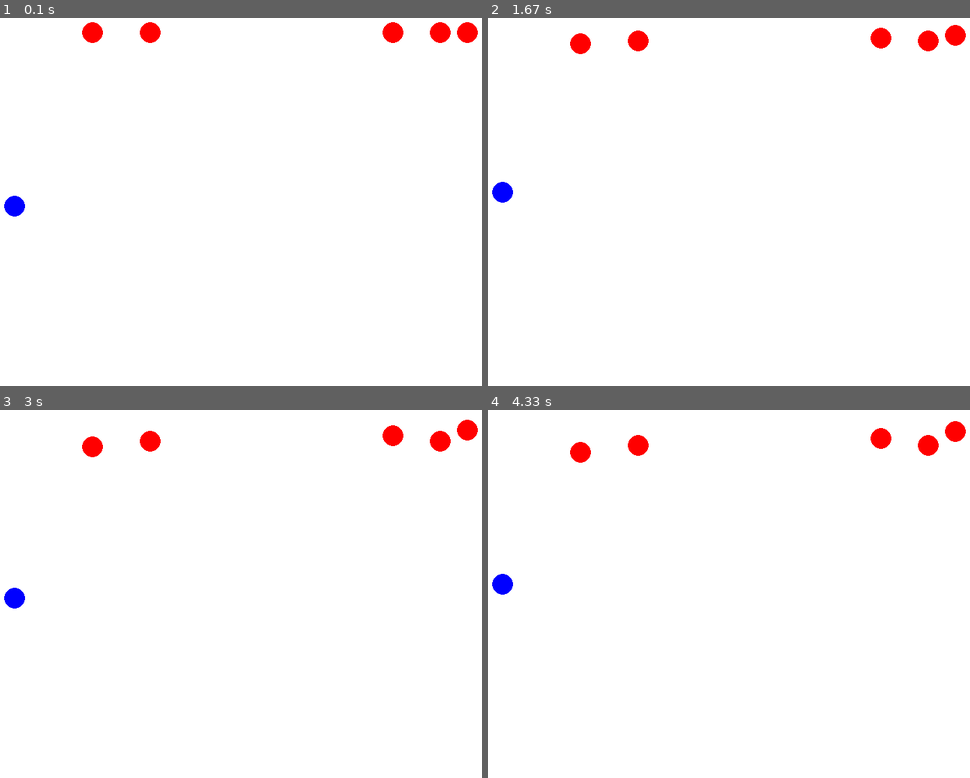
Above: before the commit, frames 1-4 (two rows, left to right).
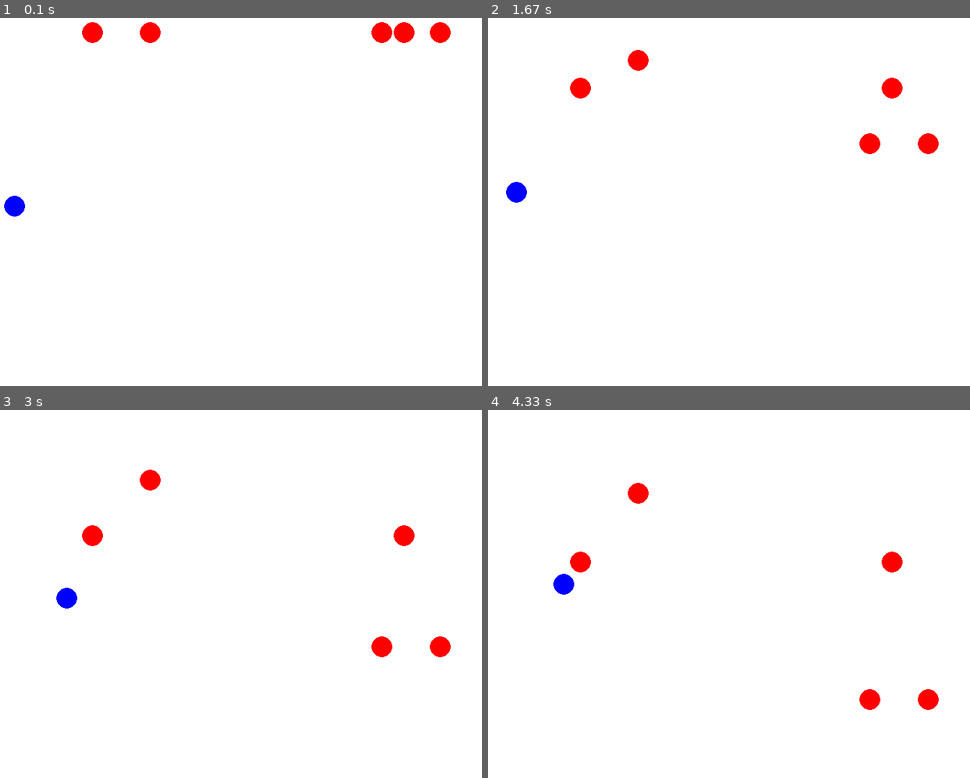
Above: after the commit, the same moments.

Repository: robsonsilv4/fup
Game: pygame game, started from jogo.py
The game is run twice, just before and just after one commit, with the same random seed, the same clock (stepped at 60 frames per second) and the same inputs. The source before the commit is Python 2; it was converted automatically to run under Python 3.
Inputs:
- Up to frame 1 (0.1 s): no input
- Up to frame 2 (1.67 s): tap Space at 0.33 s; tap B at 0.67 s; hold Right 1-1.47 s; hold Up from 1.5 s (still down)
- Up to frame 3 (3 s): release Up at 1.8 s; hold Right 1.83-2.3 s; hold Left 2.33-2.87 s; hold Down from 2.9 s (still down)
- Up to frame 4 (4.33 s): release Down at 3.2 s; hold Left 3.23-3.63 s; tap Space at 3.3, 3.6, 3.73, 4.13 s; hold Up 3.67-4.03 s; hold Right from 4.07 s (still down)

The runs differ from the first frame. In frame 1, 0.5% of the frame differs, in the area x 77-100%, y 1-7%; in frame 2, 2.2%; in frame 3, 2.2%, in the area x 0-100%, y 2-68%; in frame 4, 2.2%.

Commit message:
Convertido para Python 3 e implementado FPS

Diff:
--- a/jogo.py
+++ b/jogo.py
@@ -5,82 +5,97 @@
 @author: rubens
 """
 
-import sys, pygame
+import sys
+import pygame
 import math
 from random import *
 
-#inicializando pygame e definindo a tela
 pygame.init()
-pygame.mixer.music.load("sound/shotgun.mp3")
-dimensoes = (width, height) = (800, 600)
+
+# Sons
+# pygame.mixer.music.load("sound/shotgun.mp3")
+
+# Tela
+dimensoes = 800, 600
 tela = pygame.display.set_mode(dimensoes)
-
-#dados
+fps = pygame.time.Clock()
+
+# dados
 pause = True
-usuario = {"pos":{"x":40,"y":300},"vel":{"x":0,"y":0},"raio":15,"cor":(0,0,255)}
+usuario = {
+    "pos": {
+        "x": 40, "y": 300}, "vel": {
+            "x": 0, "y": 0}, "raio": 15, "cor": (
+                0, 0, 255)}
 inimigos = []
 for i in range(5):
-    inimigos.append( {"pos":{"x":randint(50,750),"y":50},"vel":{"x":0,"y":randint(1,4)},"raio":15,"cor":(255,0,0)} )
+    inimigos.append({"pos": {"x": randint(50, 750), "y": 50}, "vel": {
+                    "x": 0, "y": randint(1, 4)}, "raio": 15, "cor": (255, 0, 0)})
 balas = []
 ang = 45
 vel = 30
 maxBalas = 5
 
-#funcoes extras
-def salvarPersonagem(arquivo,pers):
-    arquivo.write(str(pers["pos"]["x"])+" "+ \
-                  str(pers["pos"]["y"])+" "+ \
-                  str(pers["vel"]["x"])+" "+ \
-                  str(pers["vel"]["y"])+" "+ \
-                  str(pers["raio"])+" "+ \
-                  str(pers["cor"][0])+" "+ \
-                  str(pers["cor"][1])+" "+ \
-                  str(pers["cor"][2])+"\n")
-
-def salvarBala(arquivo,bala):
-    arquivo.write(str(bala["pos"]["x"])+" "+ \
-                  str(bala["pos"]["y"])+" "+ \
-                  str(bala["vel"]["x"])+" "+ \
-                  str(bala["vel"]["y"])+"\n")
+# funcoes extras
+
+
+def salvarPersonagem(arquivo, pers):
+    arquivo.write(str(pers["pos"]["x"]) + " " +
+                  str(pers["pos"]["y"]) + " " +
+                  str(pers["vel"]["x"]) + " " +
+                  str(pers["vel"]["y"]) + " " +
+                  str(pers["raio"]) + " " +
+                  str(pers["cor"][0]) + " " +
+                  str(pers["cor"][1]) + " " +
+                  str(pers["cor"][2]) + "\n")
+
+
+def salvarBala(arquivo, bala):
+    arquivo.write(str(bala["pos"]["x"]) + " " +
+                  str(bala["pos"]["y"]) + " " +
+                  str(bala["vel"]["x"]) + " " +
+                  str(bala["vel"]["y"]) + "\n")
+
 
 def salvarArquivo():
-    arquivo = open("checkpoint.fup","w")
-    arquivo.write(str(pause)+"\n")
-    salvarPersonagem(arquivo,usuario)
-    arquivo.write(str(len(inimigos))+"\n")
+    arquivo = open("checkpoint.fup", "w")
+    arquivo.write(str(pause) + "\n")
+    salvarPersonagem(arquivo, usuario)
+    arquivo.write(str(len(inimigos)) + "\n")
     for ini in inimigos:
-        salvarPersonagem(arquivo,ini)
-    arquivo.write(str(len(balas))+"\n")
+        salvarPersonagem(arquivo, ini)
+    arquivo.write(str(len(balas)) + "\n")
     for bala in balas:
-        salvarBala(arquivo,bala)
-    arquivo.write(str(ang)+"\n")
-    arquivo.write(str(vel)+"\n")
-    arquivo.write(str(maxBalas)+"\n")
+        salvarBala(arquivo, bala)
+    arquivo.write(str(ang) + "\n")
+    arquivo.write(str(vel) + "\n")
+    arquivo.write(str(maxBalas) + "\n")
     arquivo.close()
 
+
 def carregarArquivo():
-    arquivo = open("checkpoint.fup","r")
+    arquivo = open("checkpoint.fup", "r")
     linhas = arquivo.readlines()
-    #pause
+    # pause
     global pause
     pause = True
     #pause = bool(linhas[0])
-    #print type(pause)
-    #print pause
-    #print linhas[0]
-    #usuario
-    infoUsuario = map(int,linhas[1].split())
+    # print type(pause)
+    # print pause
+    # print linhas[0]
+    # usuario
+    infoUsuario = map(int, linhas[1].split())
     usuario["pos"]["x"] = infoUsuario[0]
     usuario["pos"]["y"] = infoUsuario[1]
     usuario["vel"]["x"] = infoUsuario[2]
     usuario["vel"]["y"] = infoUsuario[3]
     usuario["raio"] = infoUsuario[4]
-    usuario["cor"] = (infoUsuario[5],infoUsuario[6],infoUsuario[7])
-    #inimigos
+    usuario["cor"] = (infoUsuario[5], infoUsuario[6], infoUsuario[7])
+    # inimigos
     nIni = int(linhas[2])
     del inimigos[:]
     for i in range(nIni):
-        infoInimigo = map(int,linhas[3+i].split())
+        infoInimigo = map(int, linhas[3 + i].split())
         inimigo = {}
         inimigo["pos"] = {}
         inimigo["pos"]["x"] = infoInimigo[0]
@@ -89,13 +104,13 @@
         inimigo["vel"]["x"] = infoInimigo[2]
         inimigo["vel"]["y"] = infoInimigo[3]
         inimigo["raio"] = infoInimigo[4]
-        inimigo["cor"] = (infoInimigo[5],infoInimigo[6],infoInimigo[7])
-        inimigos.append( inimigo )
-    #balas
-    nBal = int(linhas[3+nIni])
+        inimigo["cor"] = (infoInimigo[5], infoInimigo[6], infoInimigo[7])
+        inimigos.append(inimigo)
+    # balas
+    nBal = int(linhas[3 + nIni])
     del balas[:]
     for i in range(nBal):
-        infoBala = map(int,linhas[3+nIni+1+i].split())
+        infoBala = map(int, linhas[3 + nIni + 1 + i].split())
         bala = {}
         bala["pos"] = {}
         bala["pos"]["x"] = infoBala[0]
@@ -103,66 +118,79 @@
         bala["vel"] = {}
         bala["vel"]["x"] = infoBala[2]
         bala["vel"]["y"] = infoBala[3]
-        balas.append( bala )
-    #ang
+        balas.append(bala)
+    # ang
     global ang
-    ang = int(linhas[3+nIni+1+nBal])
-    #vel
+    ang = int(linhas[3 + nIni + 1 + nBal])
+    # vel
     global vel
-    vel = int(linhas[3+nIni+1+nBal+1])
-    #maxBalas
+    vel = int(linhas[3 + nIni + 1 + nBal + 1])
+    # maxBalas
     global maxBalas
-    maxBalas = int(linhas[3+nIni+1+nBal+2])
+    maxBalas = int(linhas[3 + nIni + 1 + nBal + 2])
     arquivo.close()
 
-def desenhaPersonagem( personagem ):
-    pygame.draw.circle(tela, personagem["cor"], (personagem["pos"]['x'],personagem["pos"]['y']), personagem["raio"], 0)
-
-def desenhaBala( bala ):
-    pygame.draw.circle(tela, (100,100,0), (bala["pos"]['x'],bala["pos"]['y']), 5, 0)
-
-def atualizaPersonagem( personagem ):
+
+def desenhaPersonagem(personagem):
+    pygame.draw.circle(
+        tela,
+        personagem["cor"],
+        (personagem["pos"]['x'],
+         personagem["pos"]['y']),
+        personagem["raio"],
+        0)
+
+
+def desenhaBala(bala):
+    pygame.draw.circle(tela, (100, 100, 0),
+                       (bala["pos"]['x'], bala["pos"]['y']), 5, 0)
+
+
+def atualizaPersonagem(personagem):
     personagem["pos"]["x"] += personagem["vel"]["x"]
     personagem["pos"]["y"] += personagem["vel"]["y"]
 
-def atualizaBala( bala ):
+
+def atualizaBala(bala):
     bala["vel"]["y"] += 1
     bala["pos"]["x"] += bala["vel"]["x"]
     bala["pos"]["y"] += bala["vel"]["y"]
 
-def limitaPersonagem( personagem ):
-    #borda superior
+
+def limitaPersonagem(personagem):
+    # borda superior
     if personagem["pos"]["y"] - personagem["raio"] < 0:
         personagem["pos"]["y"] = 0 + personagem["raio"]
         personagem["vel"]["y"] *= -1
-    #borda inferior
+    # borda inferior
     if personagem["pos"]["y"] + personagem["raio"] > 600:
         personagem["pos"]["y"] = 600 - personagem["raio"]
         personagem["vel"]["y"] *= -1
-    #borda esquerda
+    # borda esquerda
     if personagem["pos"]["x"] - personagem["raio"] < 0:
         personagem["pos"]["x"] = 0 + personagem["raio"]
         personagem["vel"]["x"] *= -1
-    #borda direita
+    # borda direita
     if personagem["pos"]["x"] + personagem["raio"] > 800:
         personagem["pos"]["x"] = 800 - personagem["raio"]
         personagem["vel"]["x"] *= -1
 
-def limitaBala( bala ):
+
+def limitaBala(bala):
     raio = 5
-    #borda superior
+    # borda superior
     if bala["pos"]["y"] - raio < 0:
         bala["pos"]["y"] = 0 + raio
         bala["vel"]["y"] *= -1
-    #borda inferior
+    # borda inferior
     if bala["pos"]["y"] + raio > 600:
         bala["pos"]["y"] = 600 - raio
         bala["vel"]["y"] *= -1
-    #borda esquerda
+    # borda esquerda
     if bala["pos"]["x"] - raio < 0:
         bala["pos"]["x"] = 0 + raio
         bala["vel"]["x"] *= -1
-    #borda direita
+    # borda direita
     global maxBalas
     if bala["pos"]["x"] + raio > 800:
         bala["pos"]["x"] = 800 - raio
@@ -170,106 +198,118 @@
         balas.remove(bala)
         maxBalas -= 1
 
-def dist( ponto1, ponto2 ):
+
+def dist(ponto1, ponto2):
     cH = ponto2["x"] - ponto1["x"]
     cV = ponto2["y"] - ponto1["y"]
-    d = math.sqrt( cH*cH + cV*cV )
+    d = math.sqrt(cH * cH + cV * cV)
     return d
 
-def colisao( pers1, pers2 ):
-    if dist( pers1["pos"], pers2["pos"] ) <= pers1["raio"] + pers2["raio"]:
+
+def colisao(pers1, pers2):
+    if dist(pers1["pos"], pers2["pos"]) <= pers1["raio"] + pers2["raio"]:
         return True
     else:
         return False
 
-def colisaoBala( bala, personagem ):
-    if dist( bala["pos"], personagem["pos"] ) <= personagem["raio"]:
+
+def colisaoBala(bala, personagem):
+    if dist(bala["pos"], personagem["pos"]) <= personagem["raio"]:
         return True
     else:
         return False
 
-def atirar( personagem ):
-    if len(balas)<maxBalas:
-        b = {"pos":{"x":personagem["pos"]["x"]+personagem["raio"],"y":personagem["pos"]["y"]},"vel":{"x":int(vel*cos((pi/180)*ang)),"y":-int(vel*sin((pi/180)*ang))}}
-        balas.append( b )
+
+def atirar(personagem):
+    if len(balas) < maxBalas:
+        b = {"pos": {"x": personagem["pos"]["x"] + personagem["raio"],
+                     "y": personagem["pos"]["y"]},
+             "vel": {"x": int(vel * cos((pi / 180) * ang)),
+                     "y": -int(vel * sin((pi / 180) * ang))}}
+        balas.append(b)
 
 
 contIni = 1
 tempo = 200
-#funcoes principais
+# funcoes principais
+
+
 def atualiza():
-    #atualizando o usuario
-    atualizaPersonagem( usuario )
-    limitaPersonagem( usuario )
-    #atualizando os inimigos
+    # atualizando o usuario
+    atualizaPersonagem(usuario)
+    limitaPersonagem(usuario)
+    # atualizando os inimigos
     for ini in inimigos:
-        atualizaPersonagem( ini )
-        limitaPersonagem( ini )
-    #colisao entre os inimigos
+        atualizaPersonagem(ini)
+        limitaPersonagem(ini)
+    # colisao entre os inimigos
     for i in range(len(inimigos)):
-        for j in range(i+1,len(inimigos)):
-            if colisao(inimigos[i],inimigos[j]):
+        for j in range(i + 1, len(inimigos)):
+            if colisao(inimigos[i], inimigos[j]):
                 aux = inimigos[i]["vel"]
                 inimigos[i]["vel"] = inimigos[j]["vel"]
                 inimigos[j]["vel"] = aux
-    #atualizando as balas
+    # atualizando as balas
     for b in balas:
-        atualizaBala( b )
-        limitaBala( b )
-    #colisao entre as balas e os inimigos
+        atualizaBala(b)
+        limitaBala(b)
+    # colisao entre as balas e os inimigos
     global maxBalas
     for b in balas:
         for ini in inimigos:
-            if colisaoBala(b,ini):
+            if colisaoBala(b, ini):
                 inimigos.remove(ini)
                 balas.remove(b)
                 maxBalas += 1
-                print "maxBalas",maxBalas
-    #surgindo inimigos
+                print("maxBalas", maxBalas)
+    # surgindo inimigos
     global contIni
-    if contIni%tempo == 0:
-        inimigos.append( {"pos":{"x":760,"y":250+50*randint(-2,6)},"vel":{"x":randint(-4,-1),"y":0},"raio":randint(10,20),"cor":(255,0,0)} )
+    if contIni % tempo == 0:
+        inimigos.append({"pos": {"x": 760, "y": 250 + 50 * randint(-2, 6)}, "vel": {
+                        "x": randint(-4, -1), "y": 0}, "raio": randint(10, 20), "cor": (255, 0, 0)})
     contIni += 1
-    #derrota
-    #colisao entre o usuario e os inimigos
+    # derrota
+    # colisao entre o usuario e os inimigos
     global pause
     for ini in inimigos:
-        if colisao(usuario,ini):
+        if colisao(usuario, ini):
             pause = True
-            print "Vc perdeu!"
-    #vitoria
-    if len(inimigos)==0:
+            print("Vc perdeu!")
+    # vitoria
+    if len(inimigos) == 0:
         pause = True
-        print "Vc venceu!"
+        print("Vc venceu!")
 
 
 def desenha():
-    desenhaPersonagem( usuario )
+    desenhaPersonagem(usuario)
     for ini in inimigos:
-        desenhaPersonagem( ini )
+        desenhaPersonagem(ini)
     for b in balas:
-        desenhaBala( b )
+        desenhaBala(b)
+
 
 def interacao_usuario():
     desl = 20
     global pause, vel, ang
     for event in pygame.event.get():
-        if event.type == pygame.QUIT: sys.exit()
+        if event.type == pygame.QUIT:
+            sys.exit()
         elif event.type == pygame.KEYDOWN:
             if event.key == pygame.K_UP:
                 usuario["pos"]['y'] -= desl
             elif event.key == pygame.K_DOWN:
                 usuario["pos"]['y'] += desl
-#            elif event.key == pygame.K_RIGHT:
-#                usuario["vel"]['x'] += 1
-#            elif event.key == pygame.K_LEFT:
-#                usuario["vel"]['x'] -= 1
+            elif event.key == pygame.K_RIGHT:
+            	usuario["vel"]['x'] += 1
+            elif event.key == pygame.K_LEFT:
+            	usuario["vel"]['x'] -= 1
             elif event.key == pygame.K_SPACE:
                 pause = not pause
             elif event.key == pygame.K_RETURN:
-                atirar( usuario )
+                atirar(usuario)
                 pygame.mixer.music.play(1)
-                print len(balas)
+                print(len(balas))
             elif event.key == pygame.K_a:
                 ang += 5
             elif event.key == pygame.K_d:
@@ -287,19 +327,19 @@
 #                usuario["pos"]['y'] -= desl
 
 cont = 0
-framerate = 20
+# framerate = 20
 while True:
     interacao_usuario()
 
     cor_fundo = (255, 255, 255)
     tela.fill(cor_fundo)
 
-    #atualiza todo o cenario
+    # atualiza todo o cenario
     if not pause:
-        if cont%framerate==0:
-            atualiza()
-        cont += 1
-    #desenha todo o cenario
+    	atualiza()
+    	cont += 1
+
     desenha()
 
-    pygame.display.flip()
+    pygame.display.update()
+    fps.tick(30)
